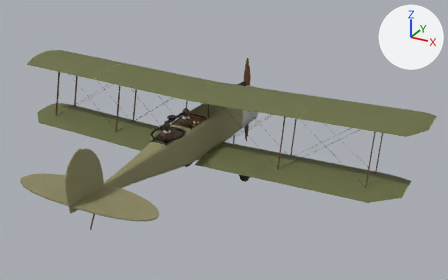
The glTF model public/models/rumpler_civ.glb, before and after one commit.
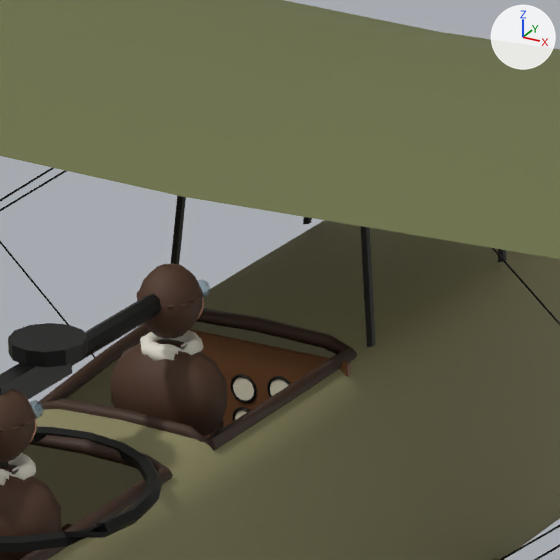
Each version appears first whole from a camera (50 mm lens) standing at (8.63, -14.63, 7.03) and looking at (1.0, -0.75, 0.09), and next in a close-up on the part from 37% to 51% of the width and 28% to 51% of the height. Arrows for +X, +Y and +Z are at upper right; the lights stay in place. The first two pictures are the older version. Where no turn or scale is listed for an object, it has been applied to the vertices. Vertices at exactly the same position are counted once.

The scene before the commit, as lines of its bpy script (objects in view):
```python
ob_coaming = bpy.data.objects.new('Coaming', me_coaming)
ob_coaming.location = (0.0, 0.0, 0.0)
ob_gauge_alt = bpy.data.objects.new('Gauge_Alt', me_gauge_alt)
ob_gauge_alt.location = (0.0, -0.688, 0.398)
ob_gauge_alt_bezel = bpy.data.objects.new('Gauge_Alt_Bezel', me_gauge_alt_bezel)
ob_gauge_alt_bezel.location = (0.0, 0.0, 0.0)
ob_gauge_compass = bpy.data.objects.new('Gauge_Compass', me_gauge_compass)
ob_gauge_compass.location = (0.0, -0.688, 0.288)
ob_gauge_compass_bezel = bpy.data.objects.new('Gauge_Compass_Bezel', me_gauge_compass_bezel)
ob_gauge_compass_bezel.location = (0.0, 0.0, 0.0)
ob_gauge_rpm = bpy.data.objects.new('Gauge_RPM', me_gauge_rpm)
ob_gauge_rpm.location = (-0.14, -0.688, 0.418)
ob_gauge_rpm_bezel = bpy.data.objects.new('Gauge_RPM_Bezel', me_gauge_rpm_bezel)
ob_gauge_rpm_bezel.location = (0.0, 0.0, 0.0)
ob_gauge_speed_bezel = bpy.data.objects.new('Gauge_Speed_Bezel', me_gauge_speed_bezel)
ob_gauge_speed_bezel.location = (0.0, 0.0, 0.0)
ob_pilot_figure = bpy.data.objects.new('Pilot_Figure', me_pilot_figure)
ob_pilot_figure.location = (0.0, 0.0, 0.0)
# also in view: 'Guns' at (0.0, -0.41, 0.61); 'CockpitInterior' at (0.0, -0.98, 0.03); 'Fuselage' at (0.0, -1.43, 0.0); 'Wing_Upper_L' at (-3.16, -0.15, 1.31); 'Wing_Upper_R' at (3.16, -0.15, 1.31)
```
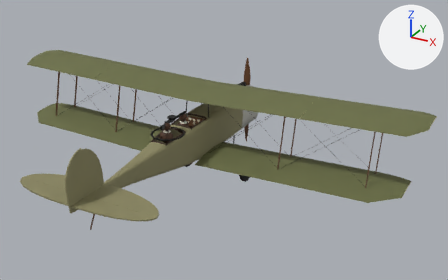
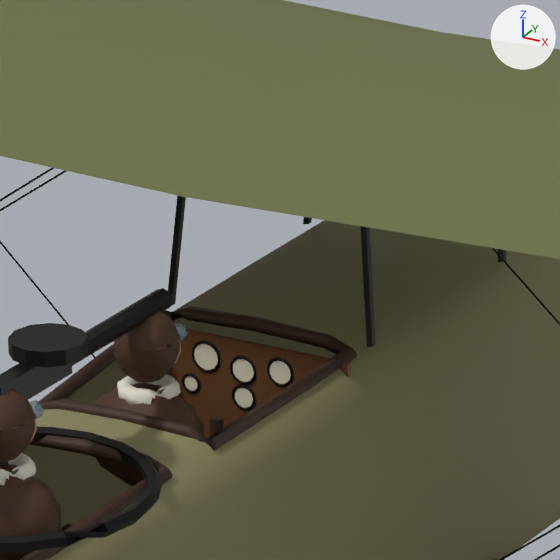
Boxes (x1, y1, x2, y2) around the edits, measured in the close-ups (560 x 560 px):
'Pilot_Figure', moved
    before: (111, 263, 227, 436)
    after: (95, 311, 204, 486)
'Gauge_Alt', moved
    before: (233, 377, 254, 400)
    after: (233, 359, 254, 382)
'Gauge_Speed', moved
    before: (270, 380, 288, 396)
    after: (270, 361, 291, 384)
'Gauge_RPM', moved (not visible before)
    after: (194, 344, 218, 370)
'Gauge_Alt_Bezel', moved
    before: (230, 374, 257, 403)
    after: (230, 356, 257, 385)
'Gauge_Compass', moved
    before: (235, 410, 247, 420)
    after: (234, 388, 253, 408)
'Gauge_Speed_Bezel', moved
    before: (267, 376, 291, 397)
    after: (267, 357, 294, 387)
'Gauge_Compass_Bezel', moved
    before: (232, 407, 250, 421)
    after: (232, 384, 256, 411)
'Gauge_RPM_Bezel', moved (not visible before)
    after: (191, 341, 221, 373)

Edits to the bpy script that builds the scene:
```text
Change me_gauge_alt_bezel:
    used by ob_gauge_alt_bezel; location = (0.0, 0.0, 0.0)
    remove me_gauge_alt_bezel.from_pydata(...)  # 64 vertices, 128 faces; spans x -0.051..0.051, y -0.693..-0.681, z 0.3467..0.4487
    add me_gauge_alt_bezel.from_pydata(...)  # 64 vertices, 128 faces; spans x -0.051..0.051, y -0.693..-0.681, z 0.4117..0.5137
    me_gauge_alt_bezel part 1: the whole mesh is moved by (0.0, 0.0, 0.065)
Change me_gauge_compass_bezel:
    used by ob_gauge_compass_bezel; location = (0.0, 0.0, 0.0)
    remove me_gauge_compass_bezel.from_pydata(...)  # 64 vertices, 128 faces; spans x -0.046..0.046, y -0.693..-0.681, z 0.2417..0.3337
    add me_gauge_compass_bezel.from_pydata(...)  # 64 vertices, 128 faces; spans x -0.046..0.046, y -0.693..-0.681, z 0.3217..0.4137
    me_gauge_compass_bezel part 2: the whole mesh is moved by (0.0, 0.0, 0.08)
Change me_gauge_rpm_bezel:
    used by ob_gauge_rpm_bezel; location = (0.0, 0.0, 0.0)
    remove me_gauge_rpm_bezel.from_pydata(...)  # 64 vertices, 128 faces; spans x -0.196..-0.084, y -0.693..-0.681, z 0.3617..0.4737
    add me_gauge_rpm_bezel.from_pydata(...)  # 64 vertices, 128 faces; spans x -0.196..-0.084, y -0.693..-0.681, z 0.4267..0.5387
    me_gauge_rpm_bezel part 3: the whole mesh is moved by (0.0, 0.0, 0.065)
Change me_gauge_speed_bezel:
    used by ob_gauge_speed_bezel; location = (0.0, 0.0, 0.0)
    remove me_gauge_speed_bezel.from_pydata(...)  # 64 vertices, 128 faces; spans x 0.089..0.191, y -0.693..-0.681, z 0.3667..0.4687
    add me_gauge_speed_bezel.from_pydata(...)  # 64 vertices, 128 faces; spans x 0.089..0.191, y -0.693..-0.681, z 0.4317..0.5337
    me_gauge_speed_bezel part 4: the whole mesh is moved by (0.0, 0.0, 0.065)
Change me_pilot_figure:
    used by ob_pilot_figure; location = (0.0, 0.0, 0.0)
    remove me_pilot_figure.from_pydata(...)  # 304 vertices, 588 faces; spans x -0.205..0.205, y -1.265..-0.985, z 0.377..0.967
    add me_pilot_figure.from_pydata(...)  # 304 vertices, 588 faces; spans x -0.205..0.205, y -1.405..-1.125, z 0.277..0.867
    me_pilot_figure part 5: the whole mesh is moved by (0.0, -0.14, -0.1)
Change ob_gauge_alt:
    ob_gauge_alt.location: (0.0, -0.688, 0.398) -> (0.0, -0.688, 0.463)
Change ob_gauge_compass:
    ob_gauge_compass.location: (0.0, -0.688, 0.288) -> (0.0, -0.688, 0.368)
Change ob_gauge_rpm:
    ob_gauge_rpm.location: (-0.14, -0.688, 0.418) -> (-0.14, -0.688, 0.483)
Change ob_gauge_speed:
    ob_gauge_speed.location: (0.14, -0.688, 0.418) -> (0.14, -0.688, 0.483)
```
